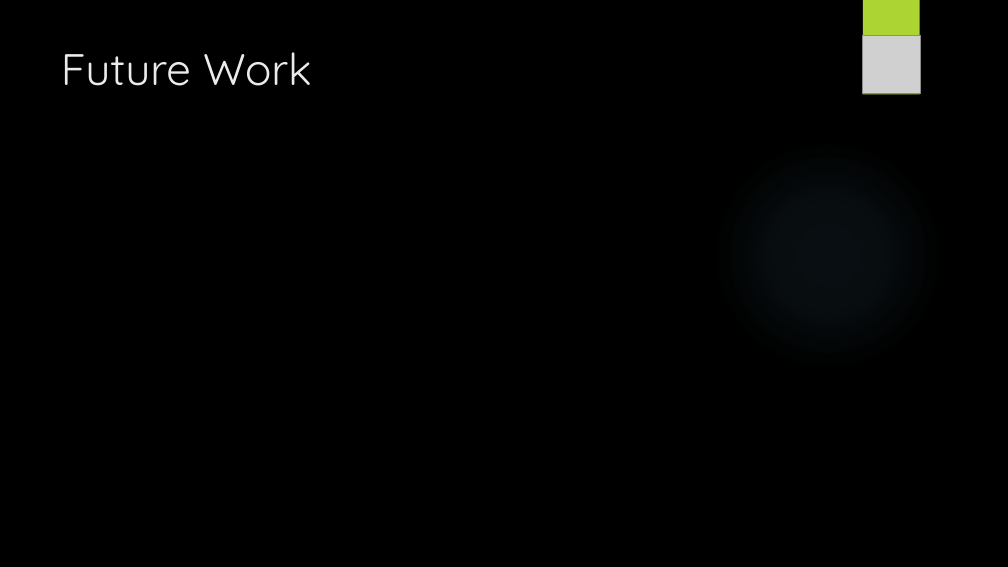
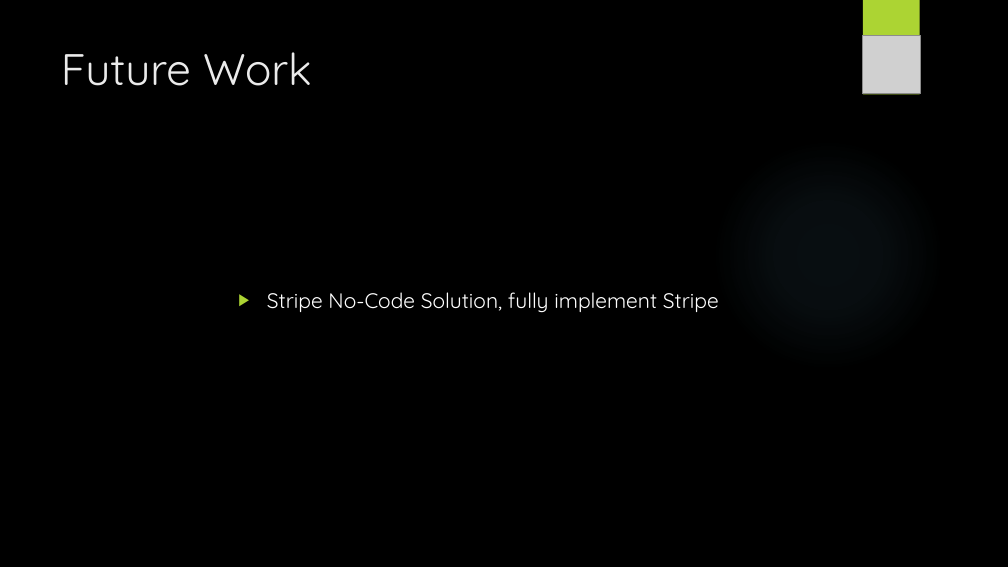
Before and after one commit to vladapple/MoonriseMovies, a slide deck: slide 16 of Files/MoonriseMoviesPresentation.pptx. Drawn at 1008x567 pixels with LibreOffice and Linux fonts; fonts in the diff are those of the drawing; grey boxes stand for pictures; background and template pictures are left out. Boxes give left, top, right and bottom in pixels: in the first picture for what was removed or moved away, otherwise in the second. Text is boxed around its words. In the diff, an @@ line names an element or a change of style, - is before the commit and + after.

```diff
--- a/Files/MoonriseMoviesPresentation.pptx
+++ b/Files/MoonriseMoviesPresentation.pptx
@@ text added at <box>267,292,719,313</box>, 20 pt, text #FFFFFF @@
+▶ Stripe No-Code Solution, fully implement Stripe
```
Also in this commit, not shown: 4 other slides changed, 8 slides added, 8 slides removed.
